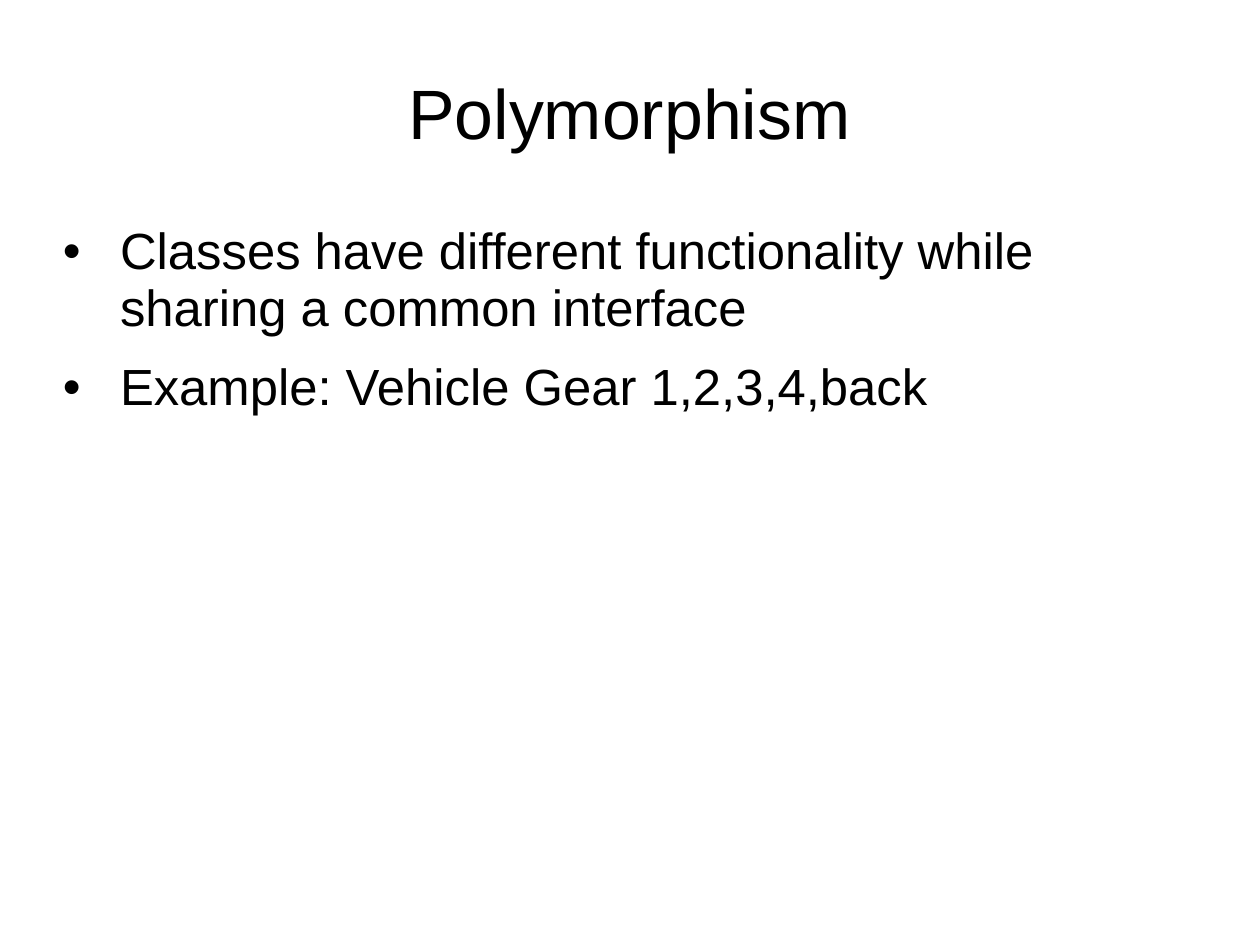
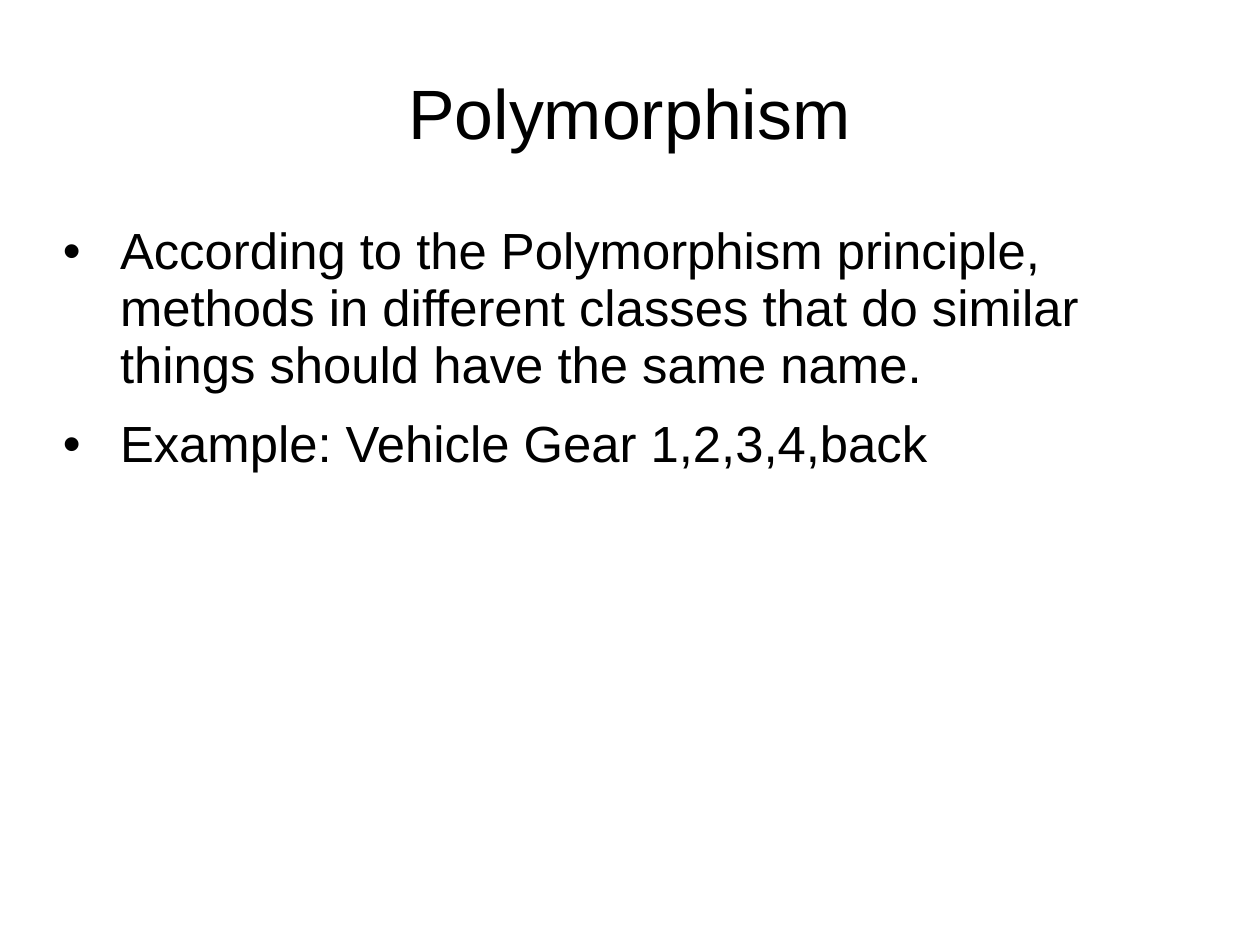
Before and after one commit to ziyed/php-oop, a slide deck: slide 10 of oop.ppt. Drawn at 1260x945 pixels with LibreOffice and Linux fonts; fonts in the diff are those of the drawing. Boxes give left, top, right and bottom in pixels: in the first picture for what was removed or moved away, otherwise in the second. Text is boxed around its words. In the diff, an @@ line names an element or a change of style, - is before the commit and + after.

Commit message:
updated

```diff
--- a/oop.ppt
+++ b/oop.ppt
@@ text at bbox=[120, 232, 1079, 393]: text changed @@
-• Classes have different functionality while sharing a common interface
+• According to the Polymorphism principle, methods in different classes that do similar things should have the same name.
```
Also in this commit, not shown: 1 other slide changed.
